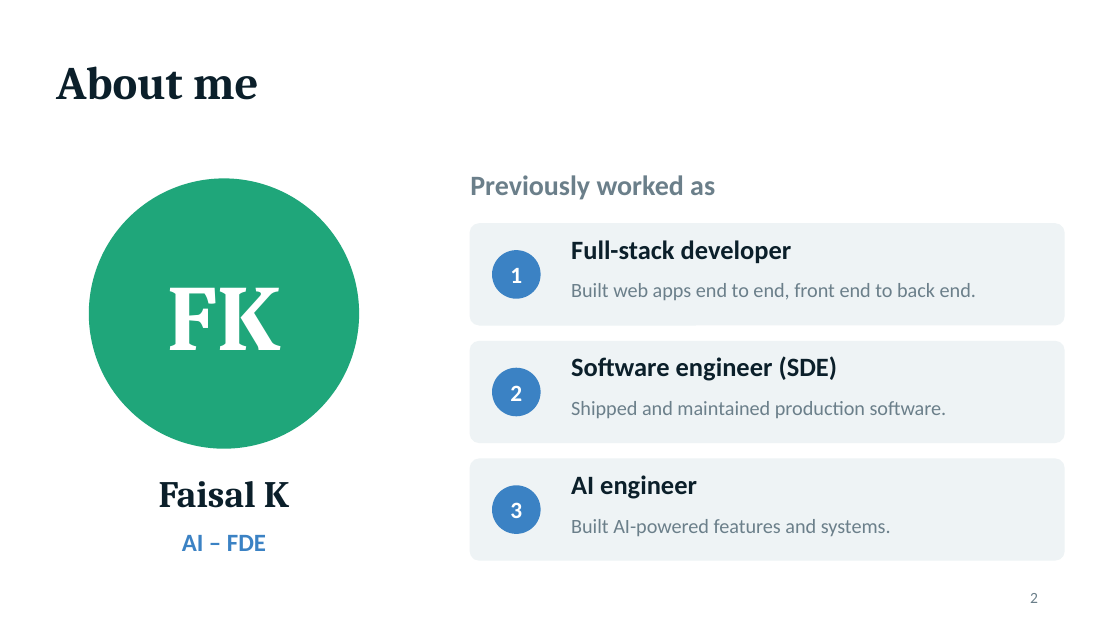
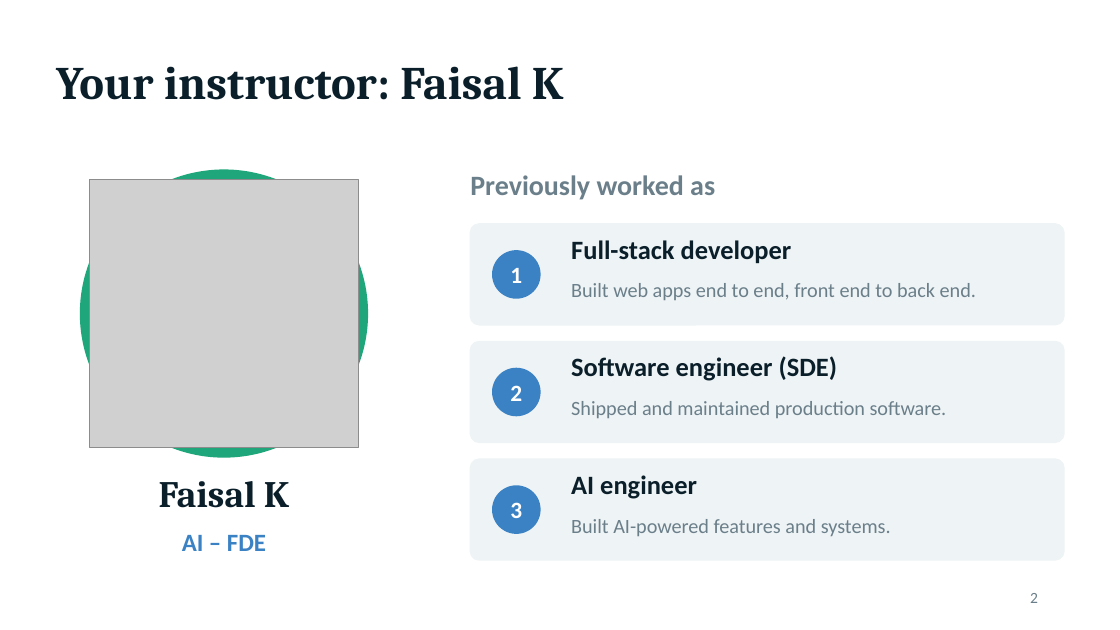
Before and after one commit to ccunnect-tech/BFA, a slide deck: slide 2 of class-1/docs/class-1-setup.pptx. Drawn at 1120x630 pixels with LibreOffice and Linux fonts; fonts in the diff are those of the drawing; grey boxes stand for pictures. Boxes give left, top, right and bottom in pixels: in the first picture for what was removed or moved away, otherwise in the second. Text is boxed around its words. In the diff, an @@ line names an element or a change of style, - is before the commit and + after.

```diff
--- a/class-1/docs/class-1-setup.pptx
+++ b/class-1/docs/class-1-setup.pptx
@@ title at (56, 66, 564, 100): text changed @@
-About me
+Your instructor: Faisal K
@@ ellipse: place and size @@
-ellipse at (90, 179, 358, 448)
+ellipse at (81, 170, 367, 457)
@@ picture added at (90, 179, 358, 448) @@
@@ text removed at (167, 287, 280, 350) @@
-FK
```
Also in this commit, not shown: 2 slides added.
